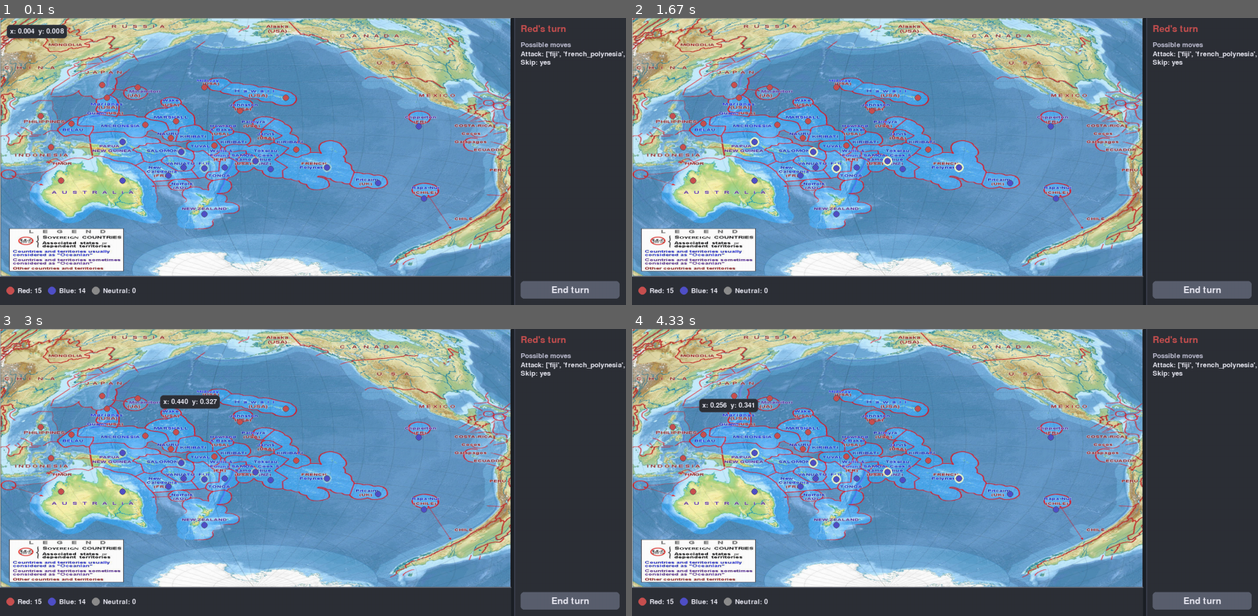
Above: before the commit, frames 1-4 (two rows, left to right).
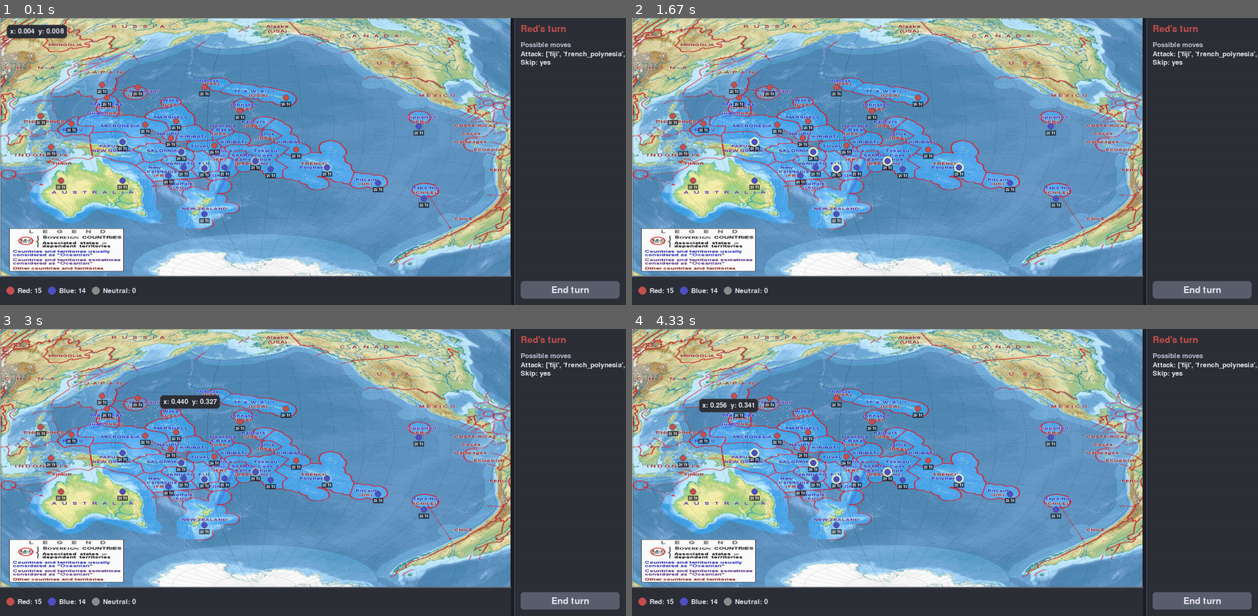
Above: after the commit, the same moments.

Repository: cecil185/axis
Game: pygame game, started from src/game.py
Two runs of this game, one before a commit and one after it. Both use one fixed random seed, a clock stepped at 60 frames per second and the inputs below.
Inputs (mouse positions are in pixels of both pictures, inside the frame that each line leads up to):
- Up to frame 1 (0.1 s): no input
- Up to frame 2 (1.67 s): click (1145, 152) at 0.38 s; click (951, 178) at 0.72 s; click (750, 118) at 1.05 s; click (1176, 261) at 1.38 s
- Up to frame 3 (3 s): click (325, 374) at 1.72 s; click (281, 547) at 2.05 s; click (294, 423) at 2.38 s; click (225, 412) at 2.72 s
- Up to frame 4 (4.33 s): click (1107, 446) at 3.05 s; click (1139, 463) at 3.38 s; click (1076, 420) at 3.72 s; click (763, 417) at 4.05 s

The runs differ from the first frame. In frame 1, 1.0% of the frame differs, in the area x 5-69%, y 24-72%; in frame 2, 1.0%; in frame 3, 1.0%; in frame 4, 1.0%.

Commit message:
axis-8qj: show unit counts per territory on map
Co-Authored-By: Claude Sonnet 4.6 <noreply@anthropic.com>

Diff:
--- a/src/game.py
+++ b/src/game.py
@@ -207,7 +207,7 @@
     selected: TerritoryId | None = None,
     pulse_alpha: int = 255,
 ) -> None:
-    """Draw map image and territory markers; pulse yellow outlines on valid attack targets."""
+    """Draw map image and territory markers with unit count labels; pulse yellow outlines on valid attack targets."""
     if map_surf is not None:
         screen.blit(map_surf, map_rect.topleft)
     mx, my, mw, mh = map_rect.x, map_rect.y, map_rect.w, map_rect.h
@@ -217,12 +217,28 @@
         selected_targets = {t for t in neighbors(selected) if t in all_targets}
     else:
         selected_targets = all_targets
+    unit_label_font = pygame.font.Font(None, 16)
     for tid in ALL_TERRITORY_IDS:
         x_frac, y_frac = map_position(tid)
         tx = int(mx + x_frac * mw)
         ty = int(my + y_frac * mh)
-        pygame.draw.circle(screen, TEAM_COLORS[owner(tid)], (tx, ty), MARKER_RADIUS)
+        tid_owner = owner(tid)
+        pygame.draw.circle(screen, TEAM_COLORS[tid_owner], (tx, ty), MARKER_RADIUS)
         pygame.draw.circle(screen, SIDEBAR_BORDER, (tx, ty), MARKER_RADIUS, MARKER_BORDER)
+        # Unit count label below marker
+        if tid_owner != "Neutral":
+            stack = territory_units(tid, tid_owner)
+            inf_count = stack.get("infantry", 0)
+            tnk_count = stack.get("tanks", 0)
+            label_text = f"{inf_count}i {tnk_count}t"
+            label_surf = unit_label_font.render(label_text, True, (255, 255, 255))
+            # Dark background for readability
+            lw, lh = label_surf.get_size()
+            bg_rect = pygame.Rect(tx - lw // 2 - 2, ty + MARKER_RADIUS + 2, lw + 4, lh + 2)
+            bg_surf = pygame.Surface((bg_rect.w, bg_rect.h), pygame.SRCALPHA)
+            bg_surf.fill((0, 0, 0, 160))
+            screen.blit(bg_surf, bg_rect.topleft)
+            screen.blit(label_surf, (tx - lw // 2, ty + MARKER_RADIUS + 3))
         # Green outline ring on selected territory
         if tid == selected:
             pygame.draw.circle(
